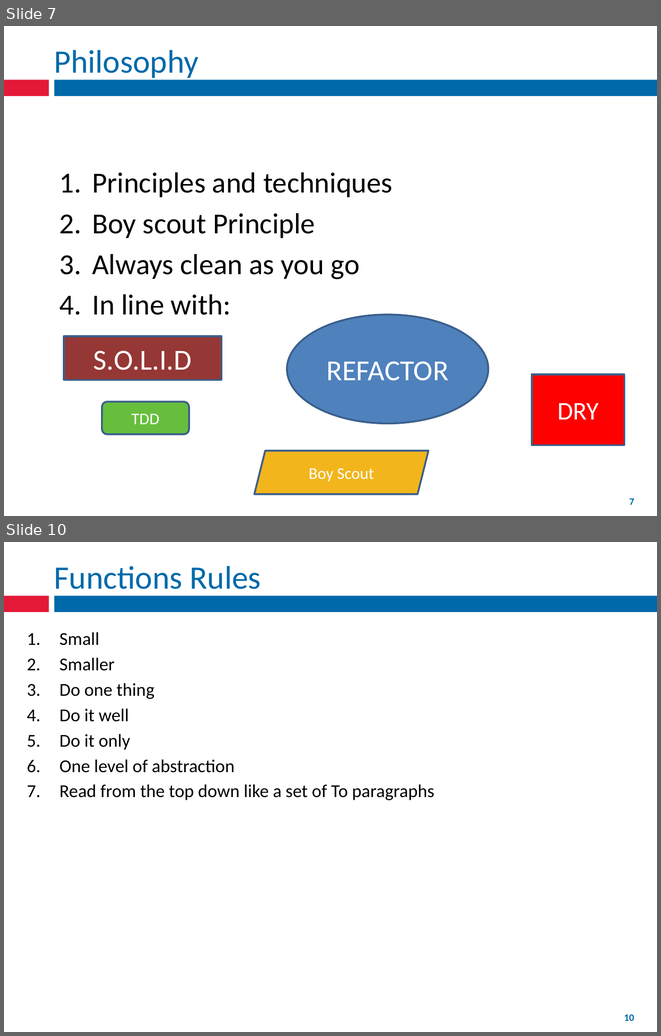
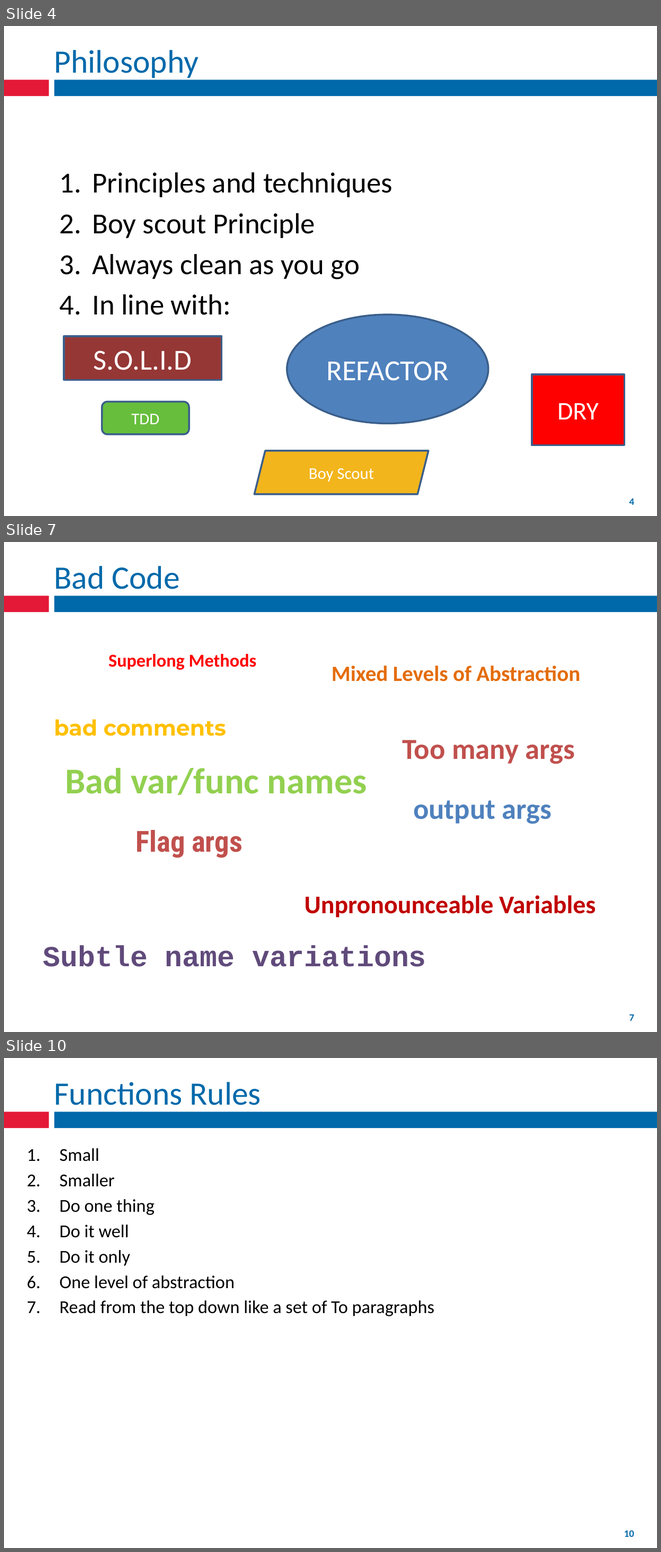
Before and after one commit to fernandozamoraj/Clean-Code-Presentation, a slide deck: Short Presentation/Clean Code.pptx. Shown one above the other, each under a label of ours: slides 7 and 10 before the commit, slides 4, 7 and 10 after it; the slides between them are not shown. The pictures are 661x1036 and 661x1552 pixels, drawn with LibreOffice and Linux fonts; fonts in the diff are those of the drawing. Boxes give left, top, right and bottom in pixels: in the first picture for what was removed or moved away, otherwise in the second. Text is boxed around its words. In the diff, an @@ line names an element or a change of style, - is before the commit and + after.

```diff
--- a/Short Presentation/Clean Code.pptx
+++ b/Short Presentation/Clean Code.pptx
@@ slide 7 added at box(4, 542, 657, 1032), background #FFFFFF; not listed: 3 template elements that a slide beside it also shows @@
@@ title added at box(54, 566, 180, 597), 36 pt, text #0069AA @@
+Bad Code
@@ text added at box(108, 654, 257, 670), 20 pt, text #FF0000, bold @@
+Superlong Methods
@@ text added at box(332, 665, 580, 681), 24 pt, text #E46C0A, bold @@
+Mixed Levels of Abstraction
@@ text added at box(54, 719, 226, 736), 24 pt, text #FFC000, bold @@
+bad comments
@@ text added at box(402, 740, 575, 764), 32 pt, text #C0504D, bold @@
+Too many args
@@ text added at box(65, 768, 367, 795), 40 pt, text #92D050, bold @@
+Bad var/func names
@@ text added at box(413, 800, 552, 824), 32 pt, text #4F81BD, bold @@
+output args
@@ text added at box(135, 830, 242, 858), 32 pt, text #C0504D, bold @@
+Flag args
@@ text added at box(305, 895, 595, 917), 28 pt, text #C00000, bold @@
+Unpronounceable Variables
@@ text added at box(43, 945, 426, 967), 32 pt, text #604A7B, bold @@
+Subtle name variations
@@ rectangle added at box(184, 1010, 477, 1026), fill #FFFFFF, outline #FFFFFF 2 pt @@
@@ what was slide 7 is now slide 4 @@
@@ page number at box(629, 498, 635, 505): text changed @@
-7
+4
```
Also in this commit, not shown: 8 slides changed, 1 other slide added, 1 slide removed.
